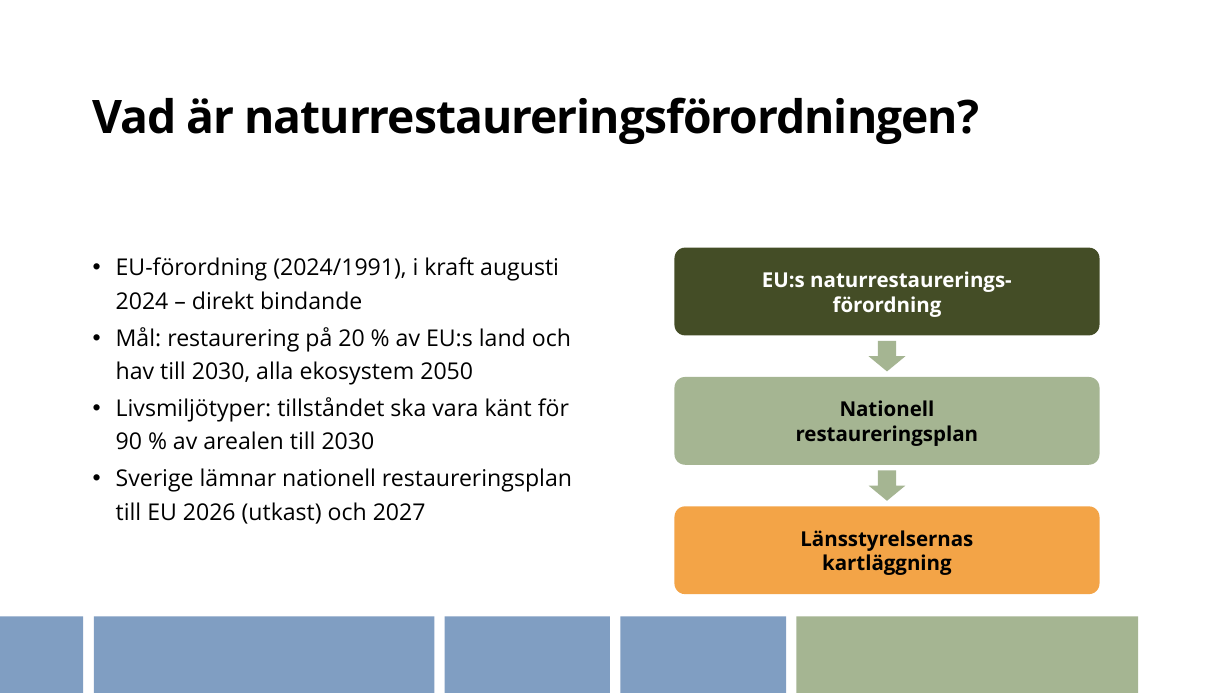
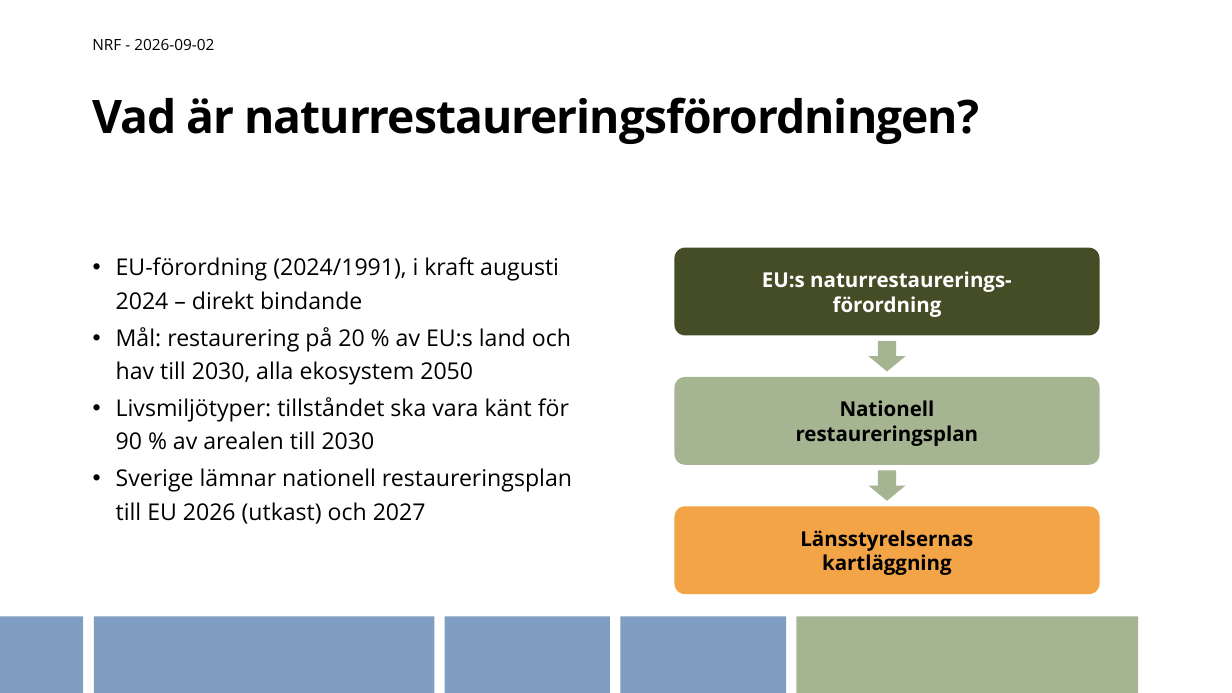
Before and after one commit to ulfboge/lansstyrelsen-nrr, a slide deck: slide 2 of docs/nrf-presentation-v2.pptx. Drawn at 1232x693 pixels with LibreOffice and Linux fonts; fonts in the diff are those of the drawing; background and template pictures are left out. Boxes give left, top, right and bottom in pixels: in the first picture for what was removed or moved away, otherwise in the second. Text is boxed around its words. In the diff, an @@ line names an element or a change of style, - is before the commit and + after.

```diff
--- a/docs/nrf-presentation-v2.pptx
+++ b/docs/nrf-presentation-v2.pptx
@@ text added at [92,39,214,50], 12 pt, text #000000 @@
+NRF - 2026-09-02
```
Also in this commit, not shown: 10 other slides changed.
